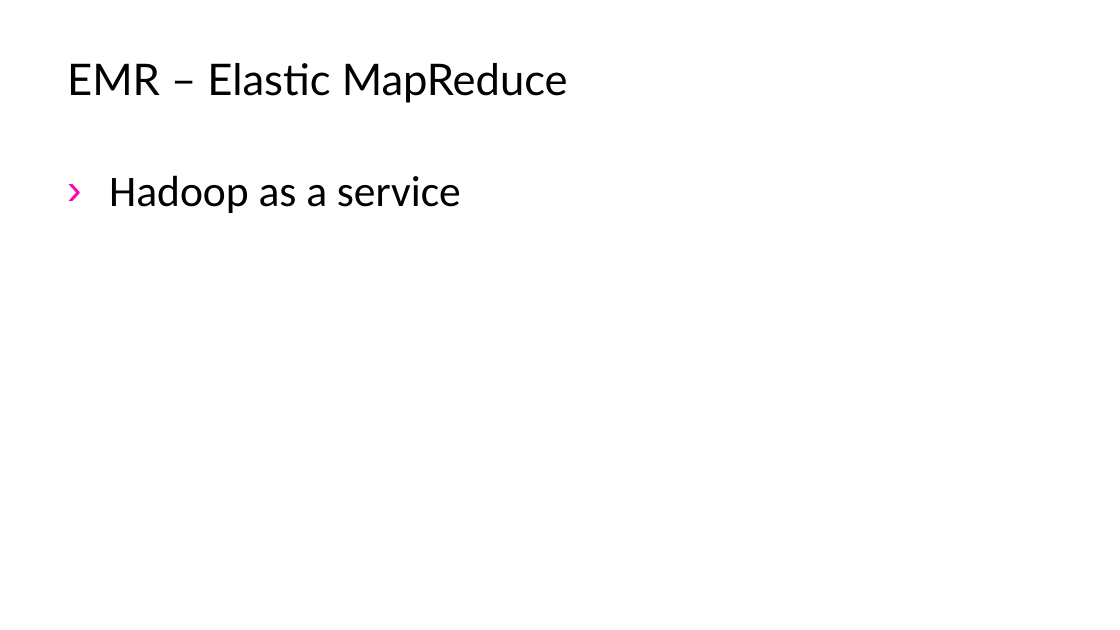
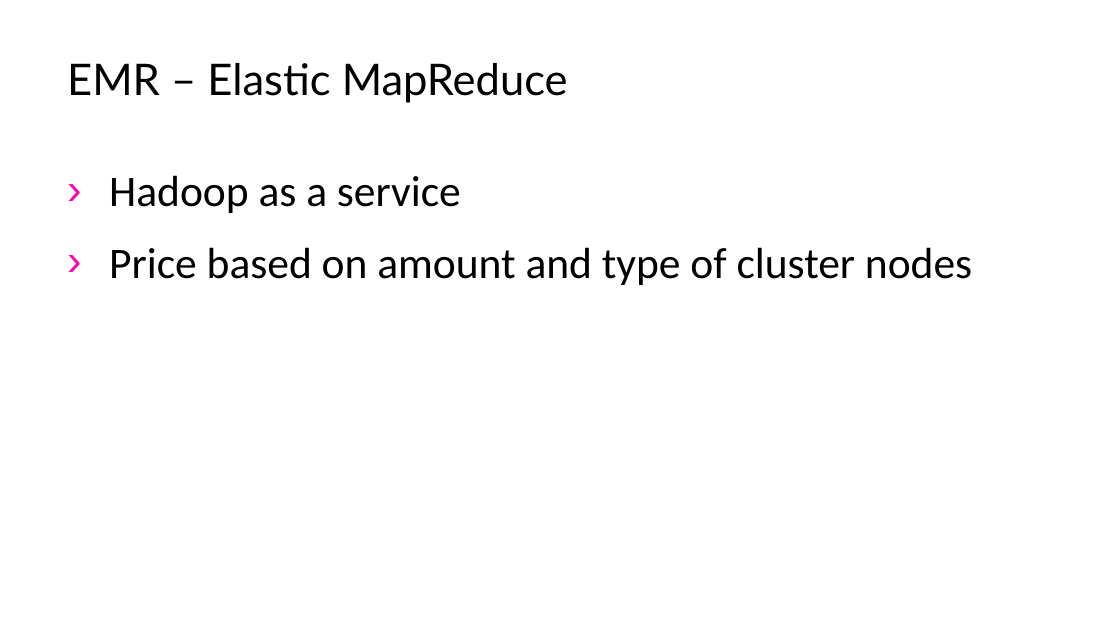
Before and after one commit to samion/aws-lambda, a slide deck: slide 10 of AWS-Lambda.pptx. Drawn at 1120x630 pixels with LibreOffice and Linux fonts; fonts in the diff are those of the drawing; background and template pictures are left out. Boxes give left, top, right and bottom in pixels: in the first picture for what was removed or moved away, otherwise in the second. Text is boxed around its words. In the diff, an @@ line names an element or a change of style, - is before the commit and + after.

```diff
--- a/AWS-Lambda.pptx
+++ b/AWS-Lambda.pptx
@@ text at [109,247,972,285]: paragraph added @@
+› Price based on amount and type of cluster nodes
```
Also in this commit, not shown: 6 other slides changed, 6 slides added.
